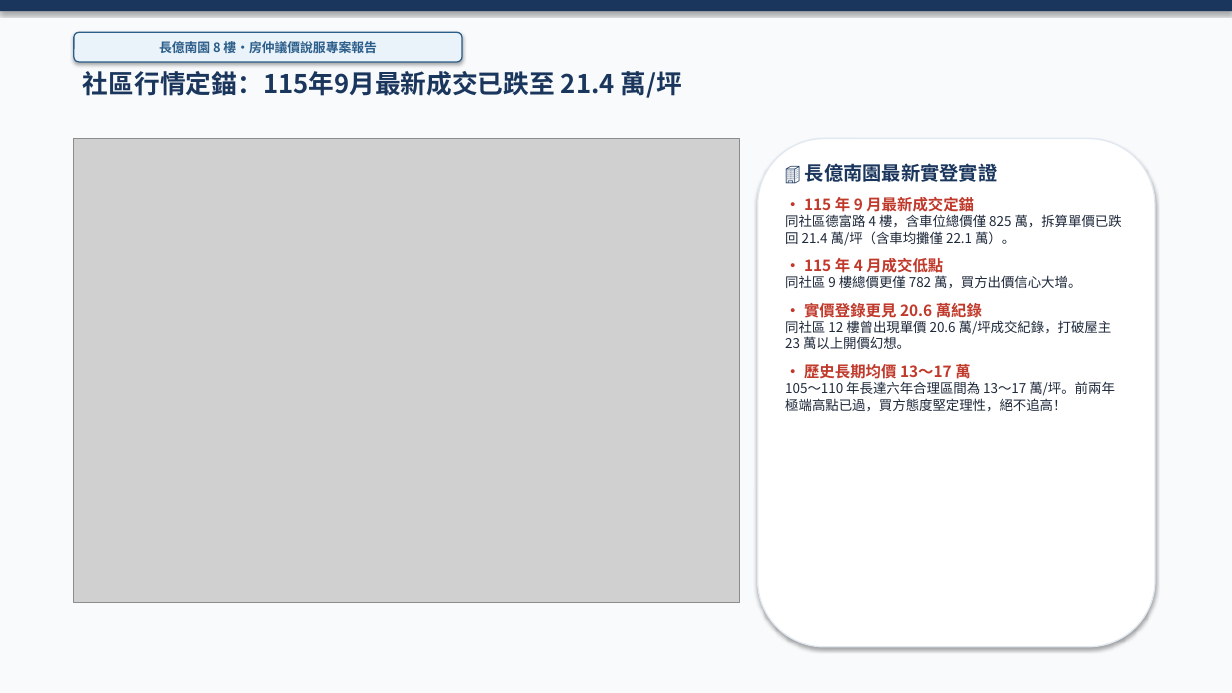
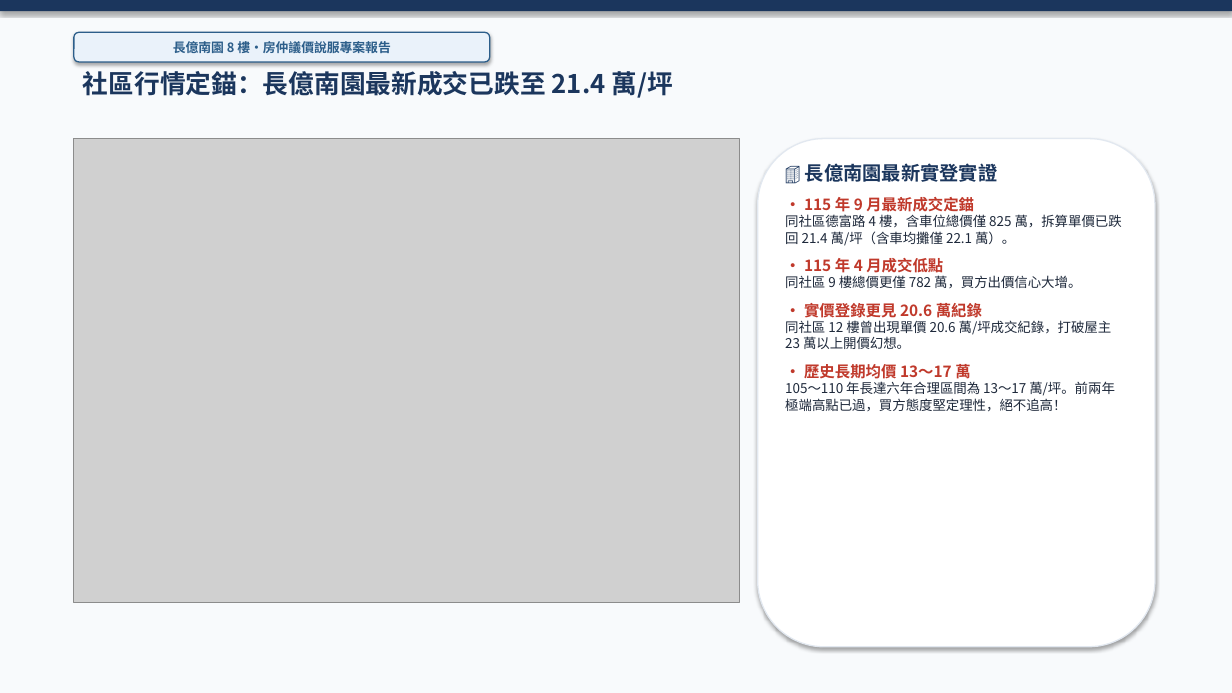
Before and after one commit to derekhcw168/taichung-house-hunting, a slide deck: slide 9 of 長億南園8樓/長億南園8樓_房仲向屋主議價說服簡報.pptx (slide 5 before the commit). Drawn at 1232x693 pixels with LibreOffice and Linux fonts; fonts in the diff are those of the drawing; grey boxes stand for pictures. Boxes give left, top, right and bottom in pixels: in the first picture for what was removed or moved away, otherwise in the second. Text is boxed around its words. In the diff, an @@ line names an element or a change of style, - is before the commit and + after.

Commit message:
簡報與Word檔案完整納入南區10大指標社區實價登錄反轉走勢圖與深度剖析

```diff
--- a/長億南園8樓/長億南園8樓_房仲向屋主議價說服簡報.pptx
+++ b/長億南園8樓/長億南園8樓_房仲向屋主議價說服簡報.pptx
@@ rounded rectangle "長億南園 8 樓・房仲議價說服專案報告": place and size @@
-rounded rectangle "長億南園 8 樓・房仲議價說服專案報告" at box(74, 32, 462, 62)
+rounded rectangle "長億南園 8 樓・房仲議價說服專案報告" at box(74, 32, 490, 62)
@@ text at box(83, 71, 672, 98): text changed @@
-社區行情定錨：115年9月最新成交已跌至 21.4 萬/坪
+社區行情定錨：長億南園最新成交已跌至 21.4 萬/坪
```
Also in this commit, not shown: 7 other slides changed, 7 slides added, 5 slides removed, 9 other files.
